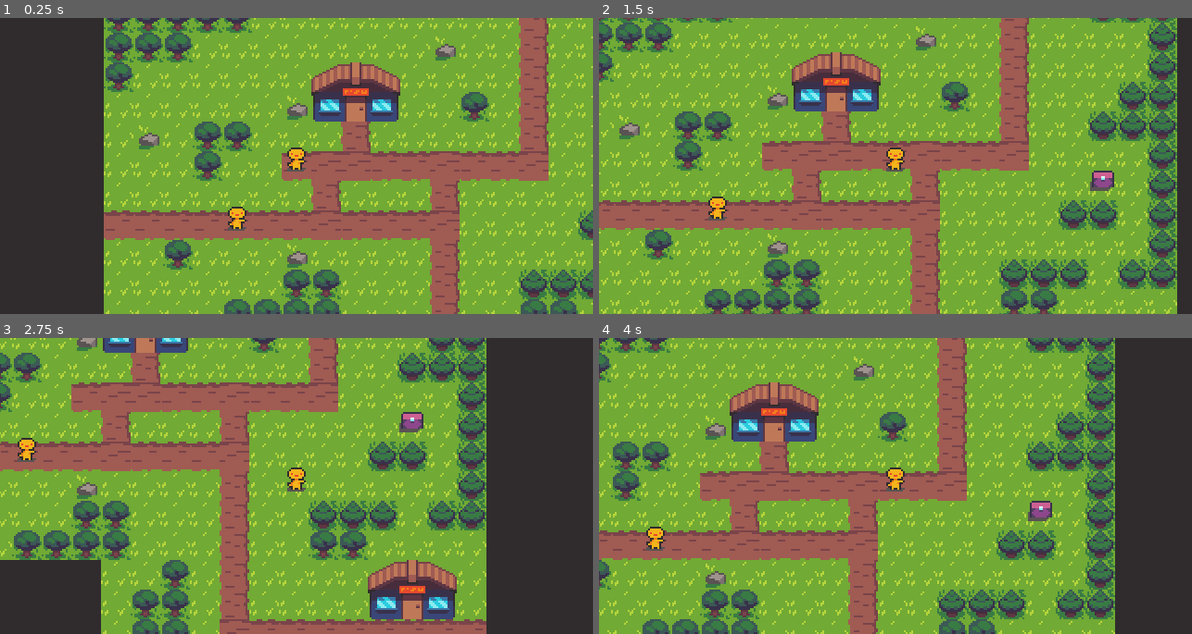
Above: before the commit, frames 1-4 (two rows, left to right).
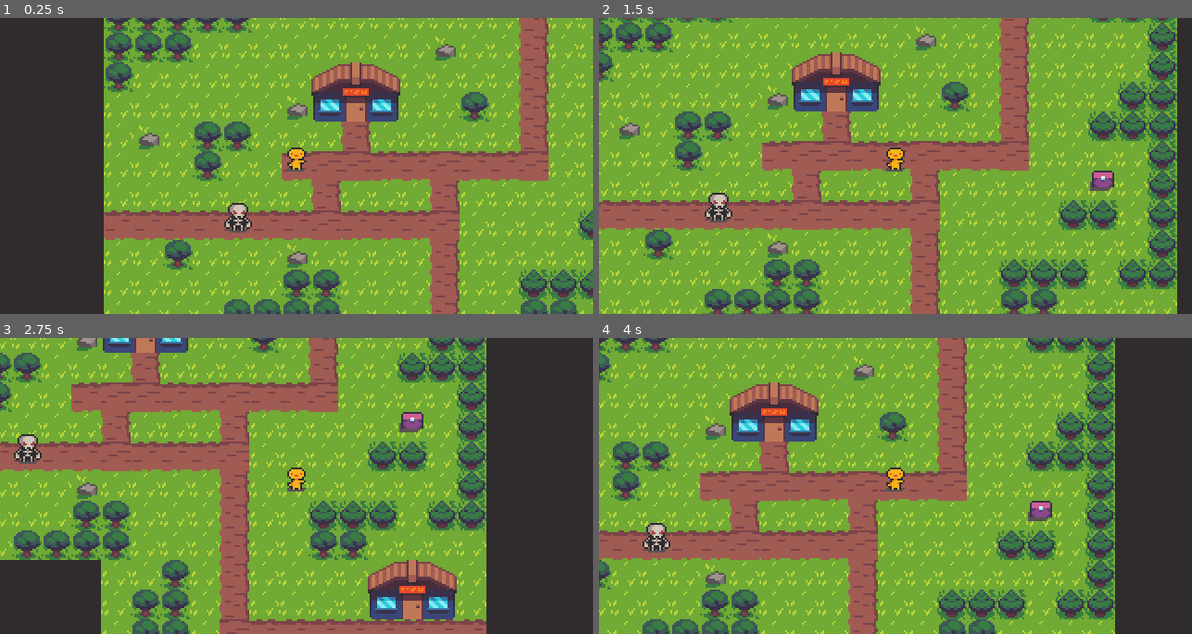
Above: after the commit, the same moments.

Repository: seanoneillcode/fatasy-tactics-2
Game: Godot game, scene res://Game.tscn
The game is run twice, just before and just after one commit, with the same random seed, the same clock (stepped at 60 frames per second) and the same inputs.
Inputs:
- Up to frame 1 (0.25 s): no input
- Up to frame 2 (1.5 s): tap Enter (ui_accept) at 0.5, 0.77 s; hold D (ui_right) 0.53-1.28 s; hold S (ui_down) from 1.28 s (still down)
- Up to frame 3 (2.75 s): tap Enter (ui_accept) at 1.52 s; release S (ui_down) at 2.03 s; hold D (ui_right) from 2.03 s (still down)
- Up to frame 4 (4 s): release D (ui_right) at 2.78 s; hold W (ui_up) 2.78-3.53 s; tap Enter (ui_accept) at 3.02, 3.77 s; hold A (ui_left) from 3.53 s (still down)

The runs differ from the first frame. In frame 1, 0.3% of the frame differs, in the area x 37-43%, y 62-73%; in frame 2, 0.3%; in frame 3, 0.3%; in frame 4, 0.3%.

Commit message:
minor ui change and enemy image update

Diff:
--- a/dialogue/interface/Interface.gd
+++ b/dialogue/interface/Interface.gd
@@ -26,7 +26,11 @@
 	print("update text")
 	if !dialogue_node:
 		return
-	$Name.text = dialogue_node.dialogue_name
+	if dialogue_node.dialogue_name != " ":
+		$Name.text = dialogue_node.dialogue_name + ":"
+	else:
+		$Name.text = dialogue_node.dialogue_name
+
 	$Text.text = dialogue_node.dialogue_text
 
 func _on_dialogue_finished(player):
--- a/dialogue/interface/Interface.tscn
+++ b/dialogue/interface/Interface.tscn
@@ -25,19 +25,24 @@
 margin_top = 96.0
 margin_right = 208.0
 margin_bottom = 112.0
+text = "A person's Name:"
 
 [node name="Text" type="RichTextLabel" parent="."]
 margin_left = 16.0
 margin_top = 112.0
 margin_right = 256.0
 margin_bottom = 160.0
-
-[node name="Button" type="Button" parent="."]
-margin_left = 272.0
-margin_top = 112.0
-margin_right = 304.0
-margin_bottom = 144.0
-text = "!"
+text = "Sample text. Lorem Ipsum stuff goes here to test size and length of the text. Even more words go here to check it."
 __meta__ = {
 "_edit_use_anchors_": false
 }
+
+[node name="Button" type="Button" parent="."]
+margin_left = 294.0
+margin_top = 143.0
+margin_right = 318.0
+margin_bottom = 158.0
+text = "->"
+__meta__ = {
+"_edit_use_anchors_": false
+}
--- a/exploration/Exploration.tscn
+++ b/exploration/Exploration.tscn
@@ -12,6 +12,7 @@
 [ext_resource path="res://exploration/Exploration.gd" type="Script" id=10]
 [ext_resource path="res://dialogue/dialogue_player/DialoguePlayer.tscn" type="PackedScene" id=11]
 [ext_resource path="res://exploration/entity/Opponent.gd" type="Script" id=12]
+[ext_resource path="res://combat/combatants/sprites/skeleton.png" type="Texture" id=13]
 
 [node name="Exploration" type="Node2D"]
 script = ExtResource( 10 )
@@ -33,6 +34,11 @@
 position = Vector2( 64, 112 )
 script = ExtResource( 12 )
 combat_actor = [ ExtResource( 3 ) ]
+
+[node name="Sprite" parent="Grid/Opponent" index="1"]
+texture = ExtResource( 13 )
+hframes = 1
+vframes = 1
 
 [node name="DialoguePlayer" parent="Grid/Opponent" instance=ExtResource( 11 )]
 dialogue_file = "res://dialogue/dialogue_data/npc.json"
@@ -62,3 +68,5 @@
 visible = false
 margin_top = 20.0
 margin_bottom = 16.0
+
+[editable path="Grid/Opponent"]
--- a/theme/theme.tres
+++ b/theme/theme.tres
@@ -3,20 +3,33 @@
 [ext_resource path="res://theme/fonts/pixel_font.tres" type="DynamicFont" id=1]
 
 [sub_resource type="StyleBoxFlat" id=7]
-bg_color = Color( 0.269531, 0.269531, 0.269531, 1 )
+bg_color = Color( 0, 0, 0, 1 )
 
 [sub_resource type="StyleBoxFlat" id=8]
-bg_color = Color( 0.0891876, 0.427961, 0.652344, 1 )
+bg_color = Color( 0, 0, 0, 1 )
+border_width_left = 1
+border_width_top = 1
+border_width_right = 1
+border_width_bottom = 1
 
 [sub_resource type="StyleBoxFlat" id=6]
-bg_color = Color( 0.0156863, 0.290196, 0.611765, 1 )
+bg_color = Color( 0, 0, 0, 1 )
+border_width_left = 1
+border_width_top = 1
+border_width_right = 1
+border_width_bottom = 1
 anti_aliasing = false
 
 [sub_resource type="StyleBoxFlat" id=9]
-bg_color = Color( 0, 0.12262, 0.382812, 1 )
+bg_color = Color( 0.517647, 0.517647, 0.517647, 1 )
 
 [sub_resource type="StyleBoxFlat" id=3]
-bg_color = Color( 0.0235294, 0.32549, 0.443137, 1 )
+bg_color = Color( 0, 0, 0, 1 )
+border_width_left = 1
+border_width_top = 1
+border_width_right = 1
+border_width_bottom = 1
+border_color = Color( 1, 1, 1, 1 )
 
 [sub_resource type="StyleBoxFlat" id=4]
 bg_color = Color( 0.0196078, 0.45098, 0.6, 1 )
Not shown: 1 places in exploration/Exploration.tscn that only renumber resources
